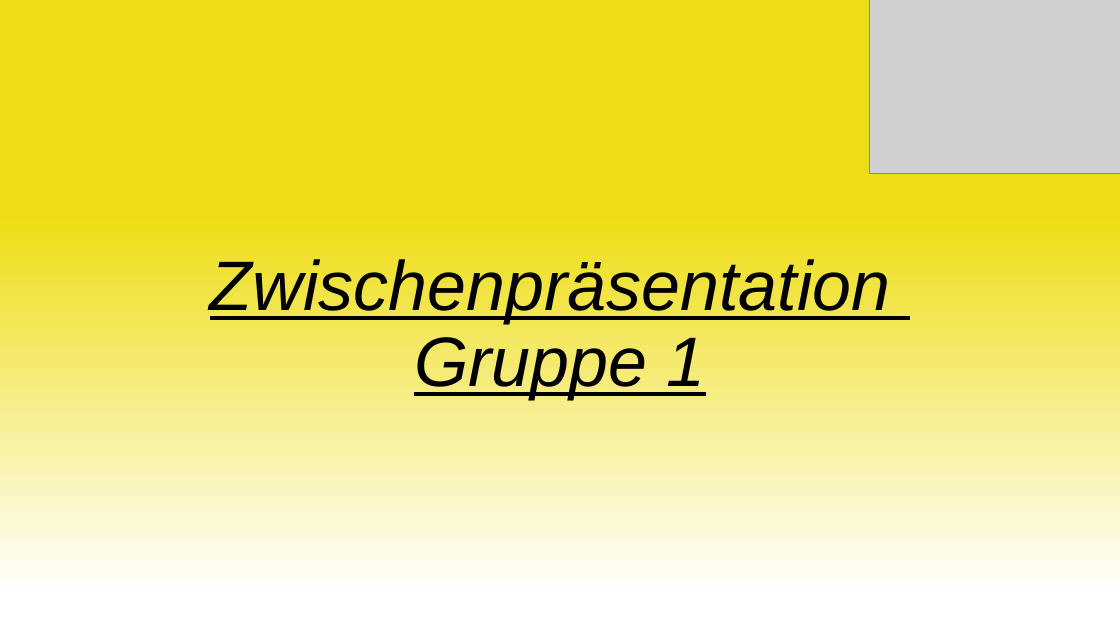
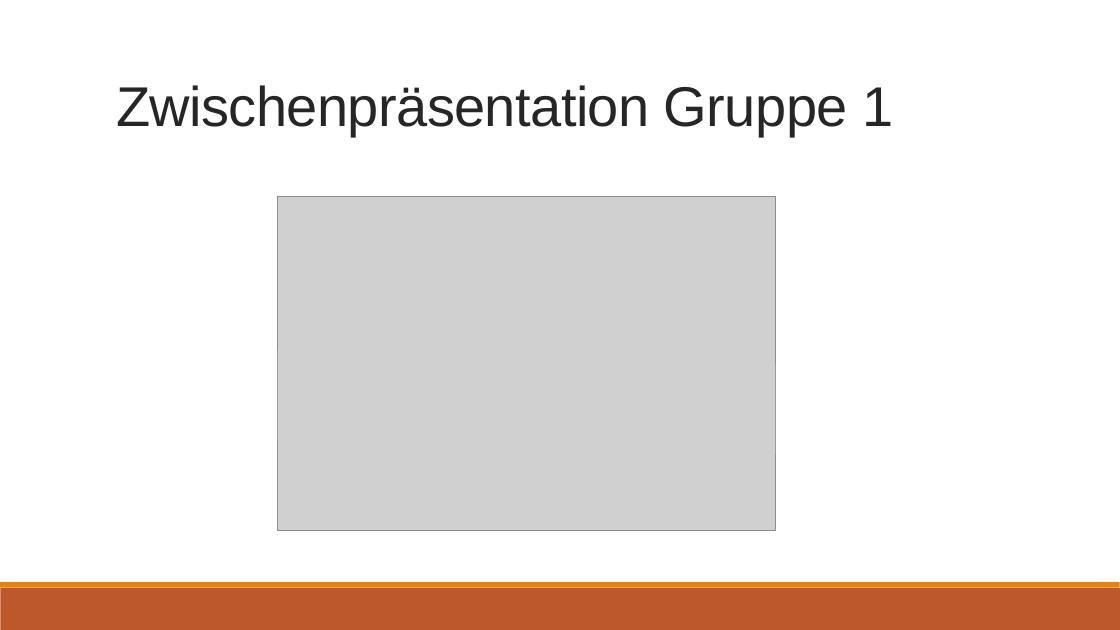
Before and after one commit to Swissmade41/EMI-Filter, a slide deck: slide 1 of Präsentation/Zwischenpräsentation.pptx. Drawn at 1120x630 pixels with LibreOffice and Linux fonts; fonts in the diff are those of the drawing; grey boxes stand for pictures. Boxes give left, top, right and bottom in pixels: in the first picture for what was removed or moved away, otherwise in the second. Text is boxed around its words. In the diff, an @@ line names an element or a change of style, - is before the commit and + after.

Commit message:
Update Zwischenpräsentation.pptx
Design angepasst
Präsi umstrukturiert

```diff
--- a/Präsentation/Zwischenpräsentation.pptx
+++ b/Präsentation/Zwischenpräsentation.pptx
@@ background gradient #FFFFFF to #EEDD14 to #FFFFFF @@
@@ picture removed at box(870, 0, 1120, 173) @@
@@ title "Zwischenpräsentation Gruppe 1": place and size @@
-title "Zwischenpräsentation Gruppe 1" at box(210, 259, 891, 399)
+title "Zwischenpräsentation Gruppe 1" at box(116, 85, 893, 135)
@@ title "Zwischenpräsentation Gruppe 1" at box(116, 85, 893, 135): size 60 to 48 pt, text colour #000000 to #262626, letter spacing 0 to -0.5 pt, italic off, underline off; alignment centre to left; line spacing 0.9 to 0.85 @@
@@ picture added at box(277, 197, 776, 530) @@
@@ rectangle added at box(93, 349, 276, 439), fill #FFFFFF @@
@@ rectangle added at box(776, 364, 1038, 455), fill #FFFFFF @@
@@ line added from (111, 399) to (1018, 399), #808080 0.5 pt @@
@@ rectangle added at box(0, 588, 1120, 630), fill #BD582C @@
@@ rectangle added at box(0, 582, 1120, 588), fill #E48312 @@
```
Also in this commit, not shown: 10 other slides changed, 5 slides added, 8 slides removed.
